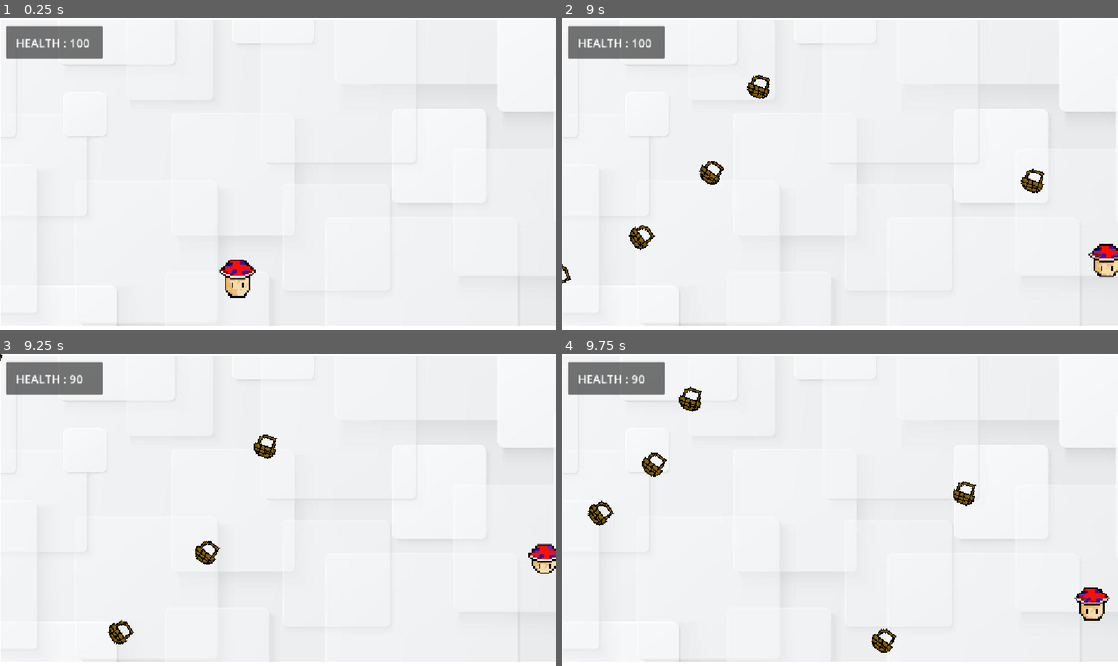
Above: before the commit, frames 1-4 (two rows, left to right).
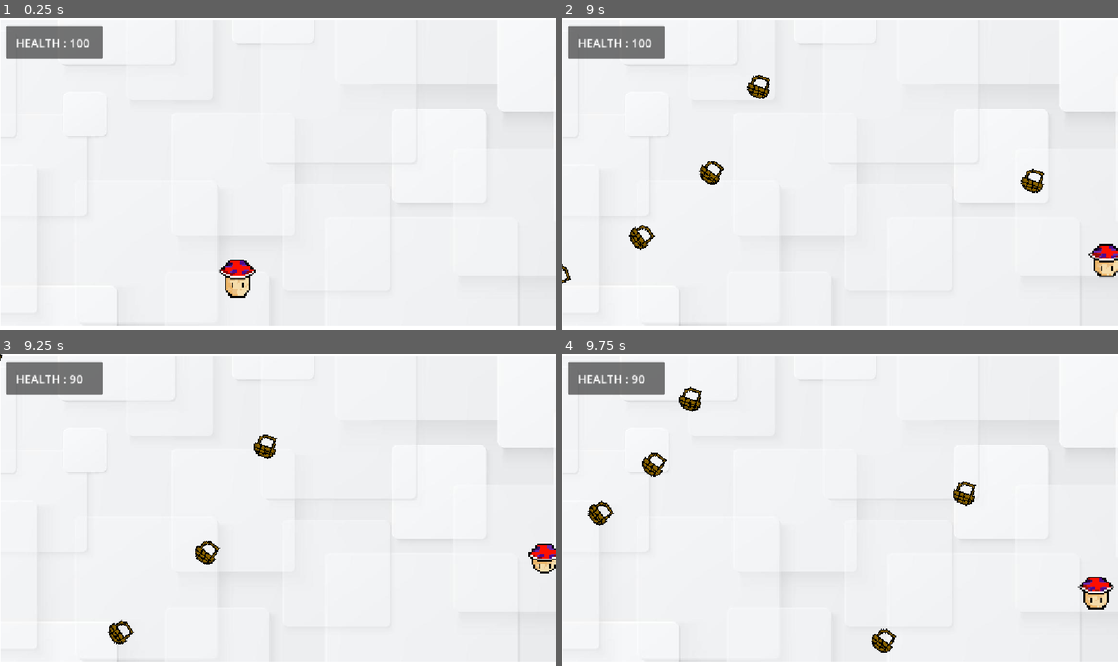
Above: after the commit, the same moments.

Repository: KuaJunWen/Boink-
Game: Godot game, scene res://game.tscn
Two runs of this game, one before a commit and one after it. Both use one fixed random seed, a clock stepped at 60 frames per second and the inputs below.
Inputs:
- Up to frame 1 (0.25 s): no input
- Up to frame 2 (9 s): tap Enter (ui_accept) at 0.5, 0.77, 1.52, 3.02, 3.77, 4.52, 6.02, 6.77, 7.52 s; hold D (right) 0.53-2.03 s; hold A (left) 2.03-2.78 s; hold D (right) 2.78-4.28 s; hold A (left) 4.28-5.03 s; hold D (right) 5.03-5.78 s; hold A (left) 5.78-7.28 s; hold D (right) from 7.28 s (still down)
- Up to frame 3 (9.25 s): keep holding D (right); tap Enter (ui_accept) at 9.02 s
- Up to frame 4 (9.75 s): release D (right) at 9.53 s; hold A (left) from 9.53 s (still down)

Frames 1-2 are identical in both runs. In frame 3, 0.1% of the frame differs, in the area x 95-100%, y 60-71%; in frame 4, 0.6%, in the area x 92-100%, y 71-86%.

Commit message:
added sound

Diff:
--- a/lazer.tscn
+++ b/lazer.tscn
@@ -1,6 +1,7 @@
 [gd_scene format=3 uid="uid://tbgxp7pu2ocl"]
 
 [ext_resource type="Texture2D" uid="uid://b373l0x1j8dkl" path="res://New Piskel (1).png" id="1_avoeb"]
+[ext_resource type="AudioStream" uid="uid://dpsj6trusm56a" path="res://hit.mp3" id="2_pxg10"]
 
 [sub_resource type="GDScript" id="GDScript_jhyuc"]
 script/source = "extends Node2D
@@ -15,6 +16,11 @@
 func _on_area_2d_body_entered(body: Node2D) -> void:
 	if body.has_method(\"take_hit\"):
 		body.take_hit(10, global_position)
+
+		var hit_sound = $HitSound
+		hit_sound.reparent(get_tree().current_scene)
+		hit_sound.play()
+
 		queue_free()
 
 
@@ -43,5 +49,9 @@
 wait_time = 3.0
 autostart = true
 
+[node name="HitSound" type="AudioStreamPlayer2D" parent="." unique_id=1017244893]
+stream = ExtResource("2_pxg10")
+volume_db = 24.0
+
 [connection signal="body_entered" from="Area2D" to="." method="_on_area_2d_body_entered"]
 [connection signal="timeout" from="Kill time" to="." method="_on_kill_time_timeout"]
--- a/player.gd
+++ b/player.gd
@@ -5,9 +5,9 @@
 const JUMP_VELOCITY = -450.0
 
 const MAX_HEALTH = 100
-const KNOCKBACK_SPEED = 500.0
-const SLOW_DURATION = 1.0
-const SLOW_MULTIPLIER = 0.5
+const KNOCKBACK_SPEED = 700.0
+const SLOW_DURATION = 0.5
+const SLOW_MULTIPLIER = 0.3
 
 var health = MAX_HEALTH
 var gravity = ProjectSettings.get_setting("physics/2d/default_gravity")
Not shown, added: hit.mp3.import
Not shown, added: hit.mp3
